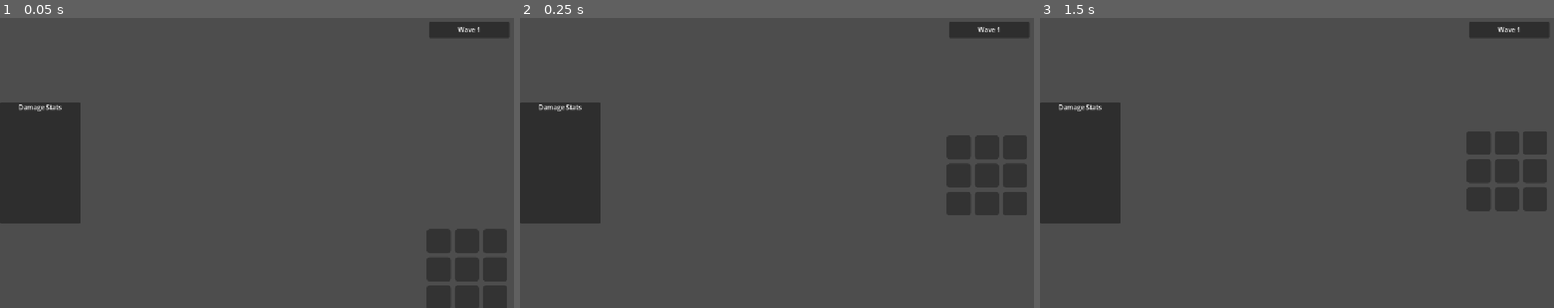
Above: before the commit, frames 1-3 (left to right).
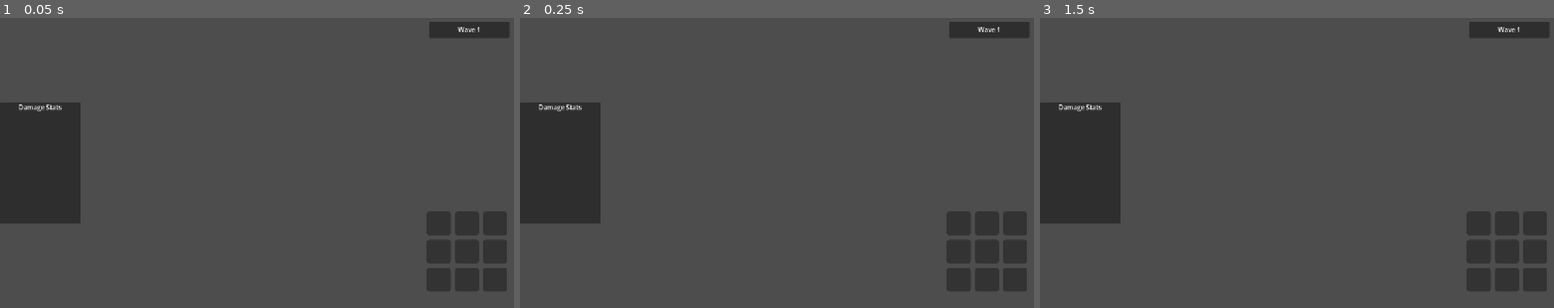
Above: after the commit, the same moments.

Repository: seekerzz/tower-html
Game: Godot game, scene res://src/Scenes/UI/MainGUI.tscn
Same seed, same stepped clock (60 frames per second), same inputs: the game is played once before the commit and once after it. The project has no main scene, so this scene is started directly.
Inputs (mouse positions are in pixels of both pictures, inside the frame that each line leads up to):
- Up to frame 1 (0.05 s): no input
- Up to frame 2 (0.25 s): no input
- Up to frame 3 (1.5 s): tap Enter at 0.5 s; move the mouse to (1410, 148) at 0.52 s; hold Right (ui_right) 0.53-1.25 s; tap Q at 0.6 s; click (1410, 148) at 0.67 s; tap Space at 1.25 s; drag from (1194, 177) to (1271, 221) at 1.27 s

The runs differ from the first frame. In frame 1, 2.3% of the frame differs, in the area x 82-99%, y 66-100%; in frame 2, 6.3%; in frame 3, 6.6%, in the area x 82-99%, y 39-95%.

Commit message:
Refactor right sidebar for dynamic 3x3 inventory and shop layout
- Modify `MainGUI.gd` to create a `ScrollContainer` and `VBoxContainer` for the right sidebar.
- Implement dynamic shop height detection to adjust sidebar bottom offset.
- Reparent `PassiveSkillBar` and `InventoryPanel` into the new container with correct ordering.
- Update `InventoryPanel.gd` to defer layout setup and skip internal ScrollContainer creation when in the unified layout.

Diff:
--- a/src/Scripts/UI/InventoryPanel.gd
+++ b/src/Scripts/UI/InventoryPanel.gd
@@ -7,6 +7,25 @@
 func _ready():
 	print("[InventoryPanel] UI Ready initialized.") # 调试日志
 
+	# Defer layout setup to allow MainGUI to reparent us first
+	call_deferred("_setup_layout")
+
+	_init_slots()
+
+	# 连接信号
+	if GameManager.get("inventory_manager") and GameManager.inventory_manager:
+		var inv_mgr = GameManager.inventory_manager
+		if !inv_mgr.is_connected("inventory_updated", update_inventory):
+			inv_mgr.connect("inventory_updated", update_inventory)
+			print("[InventoryPanel] Connected to inventory_manager signal.")
+
+		# 初始加载
+		if inv_mgr.has_method("get_inventory"):
+			update_inventory(inv_mgr.get_inventory())
+		else:
+			push_error("[InventoryPanel] InventoryManager missing get_inventory() method.")
+
+func _setup_layout():
 	if slots_container:
 		slots_container.add_theme_constant_override("h_separation", 10)
 		slots_container.add_theme_constant_override("v_separation", 10)
@@ -17,8 +36,18 @@
 
 		var parent = slots_container.get_parent()
 
+		# Check if we are inside the new Unified Sidebar Layout
+		# If so, we should NOT create an internal ScrollContainer, but rather expand.
+		var is_unified_layout = false
+		var p = self.get_parent()
+		while p:
+			if p.name == "RightContentBox" or p.name == "SidebarScroll":
+				is_unified_layout = true
+				break
+			p = p.get_parent()
+
 		# Dynamic ScrollContainer Check
-		if not parent is ScrollContainer:
+		if not parent is ScrollContainer and not is_unified_layout:
 			print("[InventoryPanel] Creating dynamic ScrollContainer.")
 			var scroll = ScrollContainer.new()
 			scroll.name = "InvScrollContainer"
@@ -30,26 +59,23 @@
 			# Min height for scrolling to be useful
 			scroll.custom_minimum_size.y = 200 # Adjust as needed
 
-			var grandparent = parent.get_parent()
 			# Move slots_container into scroll
 			slots_container.reparent(scroll)
-
-			# Replace parent (likely just a PanelContainer logic wrapper) logic
-			# Actually, the hierarchy is likely: InventoryPanel (Control) -> PanelContainer -> SlotsContainer
-			# We want: InventoryPanel -> PanelContainer -> ScrollContainer -> SlotsContainer
-
 			parent.add_child(scroll)
 
 			# Ensure Scroll fills parent
 			scroll.set_anchors_preset(Control.PRESET_FULL_RECT)
+
+		# If in unified layout, ensure we don't have a fixed small height limiting us
+		if is_unified_layout:
+			custom_minimum_size.y = 0 # Let content dictate or expand
+			size_flags_vertical = Control.SIZE_EXPAND_FILL # Expand to fill
 
 		if parent is PanelContainer:
 			var style = StyleBoxEmpty.new()
 			parent.add_theme_stylebox_override("panel", style)
 	else:
 		push_error("[InventoryPanel] Error: SlotsContainer not found!")
-
-	_init_slots()
 
 	# 连接信号
 	if GameManager.get("inventory_manager") and GameManager.inventory_manager:
--- a/src/Scripts/UI/MainGUI.gd
+++ b/src/Scripts/UI/MainGUI.gd
@@ -114,18 +114,32 @@
 func _setup_right_sidebar_layout():
 	if not right_sidebar: return
 
-	# Create Unified Container
+	# Check if container already exists
+	if right_sidebar.has_node("SidebarScroll"):
+		return
+
+	# Create ScrollContainer
+	var scroll = ScrollContainer.new()
+	scroll.name = "SidebarScroll"
+	scroll.layout_mode = 1
+	scroll.anchors_preset = Control.PRESET_FULL_RECT
+	scroll.size_flags_horizontal = Control.SIZE_EXPAND_FILL
+	scroll.size_flags_vertical = Control.SIZE_EXPAND_FILL
+	# Hide horizontal scrollbar
+	scroll.horizontal_scroll_mode = ScrollContainer.SCROLL_MODE_DISABLED
+
+	right_sidebar.add_child(scroll)
+
+	# Create Content Box (VBox)
 	var right_content = VBoxContainer.new()
 	right_content.name = "RightContentBox"
-	right_content.layout_mode = 1
-	right_content.anchors_preset = Control.PRESET_FULL_RECT
 	right_content.size_flags_horizontal = Control.SIZE_EXPAND_FILL
 	right_content.size_flags_vertical = Control.SIZE_EXPAND_FILL
-
-	# Pack content at bottom so new rows grow upwards (conceptually)
-	right_content.alignment = BoxContainer.ALIGNMENT_END
-
-	right_sidebar.add_child(right_content)
+	# Align top (Passive first, then Inventory)
+	right_content.alignment = BoxContainer.ALIGNMENT_BEGIN
+	right_content.add_theme_constant_override("separation", 20)
+
+	scroll.add_child(right_content)
 
 	# Find PassiveSkillBar and InventoryPanel
 	var passive_bar = right_sidebar.get_node_or_null("PassiveSkillBar")
@@ -144,27 +158,21 @@
 		if passive_bar.get_parent() != right_content:
 			passive_bar.reparent(right_content)
 		passive_bar.size_flags_horizontal = Control.SIZE_EXPAND_FILL
-		# Don't expand vertical, let it take min size so it packs at bottom
-		passive_bar.size_flags_vertical = Control.SIZE_SHRINK_END
+		passive_bar.size_flags_vertical = Control.SIZE_SHRINK_BEGIN
 
 		# Ensure order: Passive Top
 		right_content.move_child(passive_bar, 0)
-
-	# Add Spacer between Passive and Inventory
-	# Increased from 40 to 80 to resolve overlap as requested
-	var spacer = Control.new()
-	spacer.custom_minimum_size = Vector2(0, 80)
-	spacer.mouse_filter = Control.MOUSE_FILTER_IGNORE
-	right_content.add_child(spacer)
-	right_content.move_child(spacer, 1)
 
 	if inv_panel:
 		if inv_panel.get_parent() != right_content:
 			inv_panel.reparent(right_content)
 		inv_panel.size_flags_horizontal = Control.SIZE_EXPAND_FILL
-		inv_panel.size_flags_vertical = Control.SIZE_SHRINK_END
+		# Expand to fill remaining space
+		inv_panel.size_flags_vertical = Control.SIZE_EXPAND_FILL
+
 		# Ensure order: Inventory Bottom
-		right_content.move_child(inv_panel, 2)
+		if passive_bar:
+			right_content.move_child(inv_panel, 1)
 
 func _setup_stats_panel():
 	# Requirements:
@@ -206,23 +214,25 @@
 		sidebar_tween.kill()
 	sidebar_tween = create_tween()
 
-	var target_offset_bottom = -10 # Default for combat
+	var target_offset_bottom = -10.0 # Default for combat
+
 	if not GameManager.is_wave_active:
-		# Shop is open
-		var shop_height = 300.0 # Fallback
-		if shop_node and is_instance_valid(shop_node):
-			# Use minimal height logic or actual height
-			if shop_node.visible:
-				shop_height = shop_node.size.y
-				# If Shop uses anchors, size might be reliable if layout happened
-				if shop_height < 100: shop_height = 300.0
-			else:
-				# If hidden, maybe we shouldn't move up?
-				# But is_wave_active = false usually implies Shop Phase.
-				pass
-
-		# Add padding
-		target_offset_bottom = -(shop_height + 40)
+		# Shop is open (or Preparation Phase)
+		var shop_height = 0.0
+
+		if shop_node and is_instance_valid(shop_node) and shop_node.visible:
+			# Dynamic height check
+			shop_height = shop_node.size.y
+
+		if shop_height <= 0:
+			# If shop is not visible yet or size 0, try to guess or use safe default if Shop should be there
+			# But if we want purely dynamic, we might rely on it being visible.
+			# If Shop is not found, we don't move sidebars up excessively.
+			shop_height = 0.0
+
+		if shop_height > 0:
+			# Add padding (10 as requested)
+			target_offset_bottom = -(shop_height + 10)
 
 	sidebar_tween.set_parallel(true)
 	sidebar_tween.tween_property(left_sidebar, "offset_bottom", float(target_offset_bottom), 0.3).set_trans(Tween.TRANS_SINE).set_ease(Tween.EASE_OUT)
